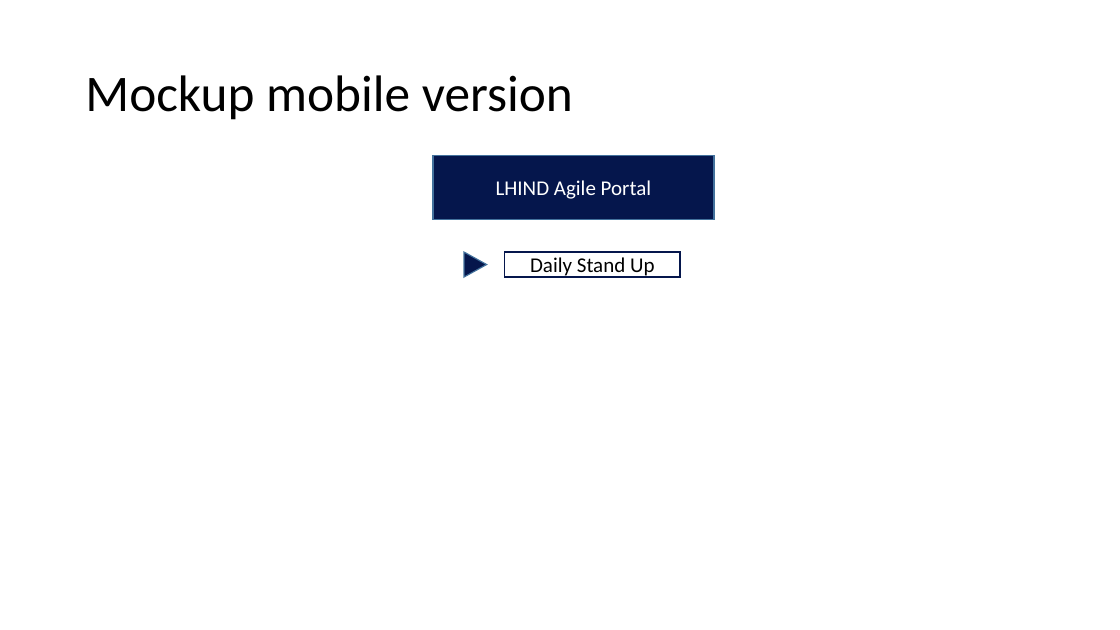
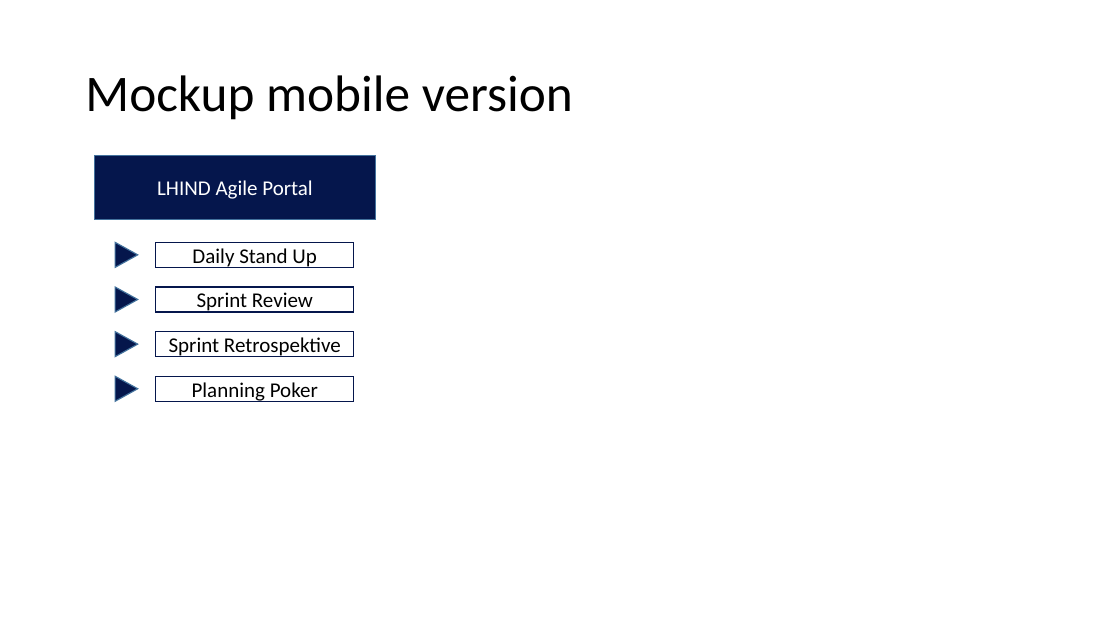
Before and after one commit to Cryptoshot/lhind.agileportal, a slide deck: slide 3 of lhind-agilportal/Projektdateien/LHIND Agile Portal.pptx. Drawn at 1120x630 pixels with LibreOffice and Linux fonts; fonts in the diff are those of the drawing. Boxes give left, top, right and bottom in pixels: in the first picture for what was removed or moved away, otherwise in the second. Text is boxed around its words. In the diff, an @@ line names an element or a change of style, - is before the commit and + after.

```diff
--- a/lhind-agilportal/Projektdateien/LHIND Agile Portal.pptx
+++ b/lhind-agilportal/Projektdateien/LHIND Agile Portal.pptx
@@ rectangle "LHIND Agile Portal" moved from (x1=433, y1=155, x2=714, y2=220) to (x1=94, y1=155, x2=376, y2=220) @@
@@ triangle moved from (x1=464, y1=252, x2=487, y2=277) to (x1=116, y1=242, x2=138, y2=268) @@
@@ rectangle "Daily Stand Up" resized from (x1=505, y1=252, x2=681, y2=277) to (x1=156, y1=243, x2=355, y2=268) @@
@@ triangle added at (x1=116, y1=287, x2=138, y2=312), fill #05164C, outline #43739E 1 pt @@
@@ rectangle added at (x1=156, y1=287, x2=355, y2=313), fill #FFFFFF, outline #05164C 1 pt, 18 pt, text #000000 @@
+Sprint Review
@@ triangle added at (x1=116, y1=331, x2=138, y2=357), fill #05164C, outline #43739E 1 pt @@
@@ rectangle added at (x1=156, y1=332, x2=355, y2=357), fill #FFFFFF, outline #05164C 1 pt, 18 pt, text #000000 @@
+Sprint Retrospektive
@@ triangle added at (x1=116, y1=376, x2=138, y2=401), fill #05164C, outline #43739E 1 pt @@
@@ rectangle added at (x1=156, y1=376, x2=355, y2=402), fill #FFFFFF, outline #05164C 1 pt, 18 pt, text #000000 @@
+Planning Poker
```
Also in this commit, not shown: 2 slides added.
